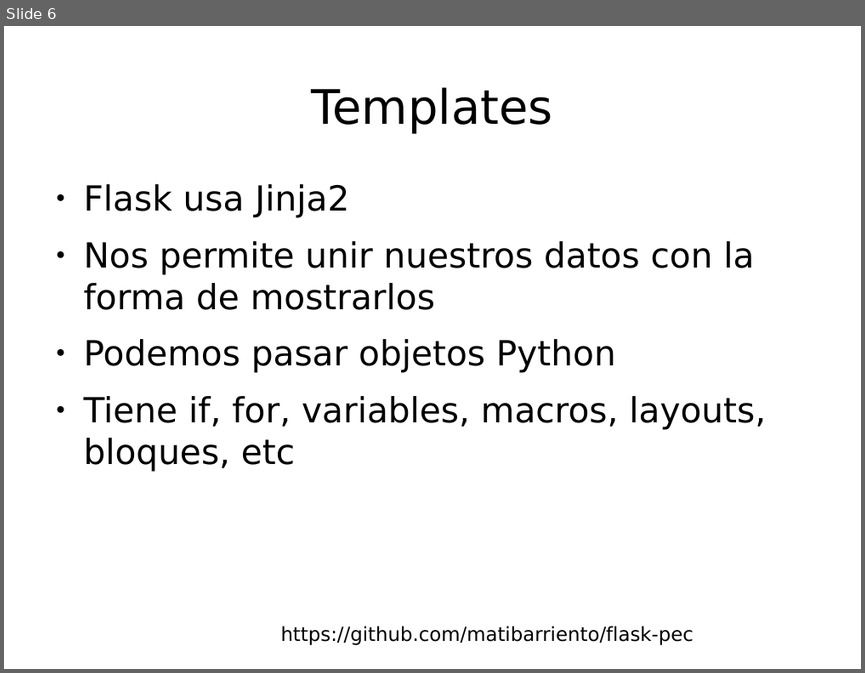
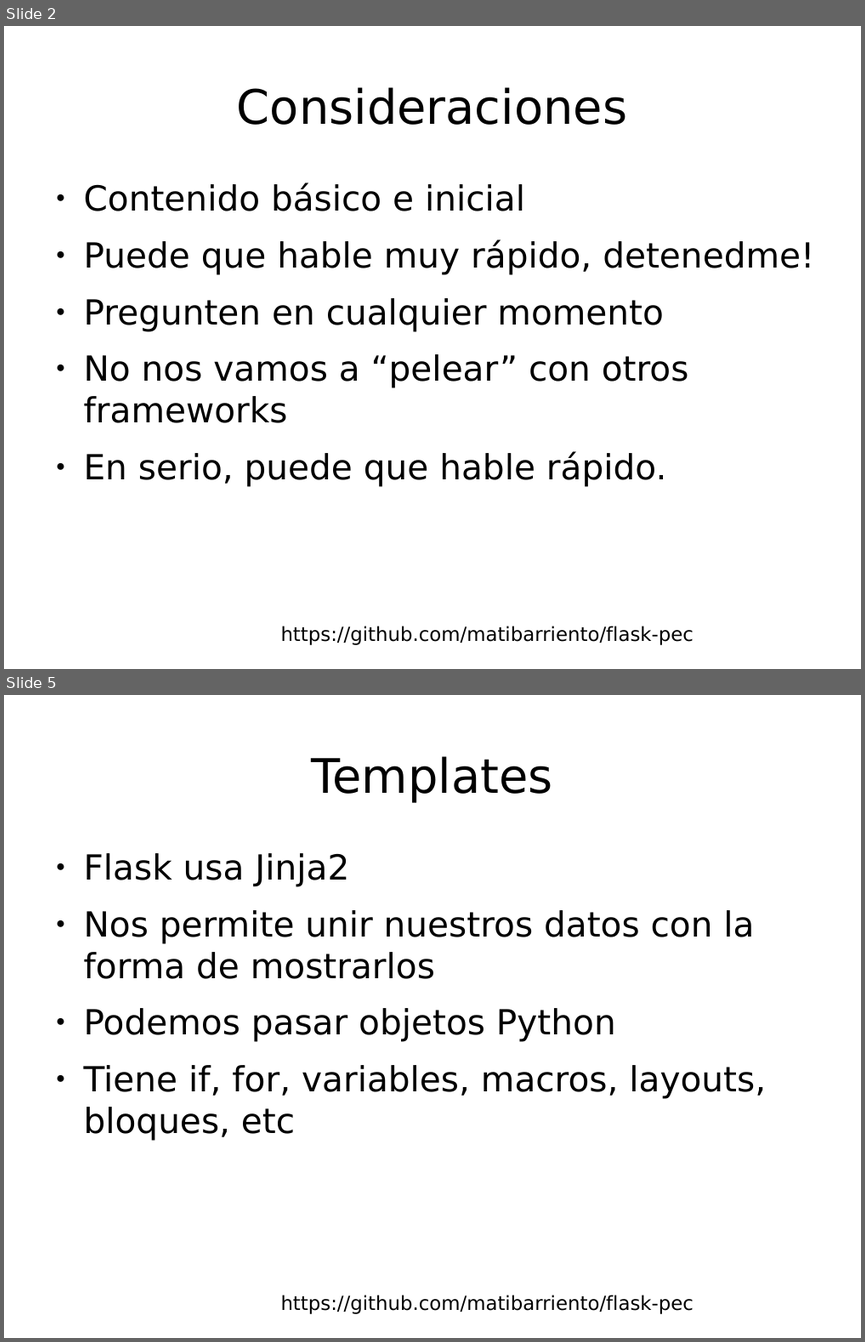
Before and after one commit to matibarriento/flask-pec, a slide deck: flaskpec.odp. Shown one above the other, each under a label of ours: slide 6 before the commit, slides 2 and 5 after it; the slides between them are not shown. The pictures are 865x673 and 865x1342 pixels, drawn with LibreOffice and Linux fonts; fonts in the diff are those of the drawing; background and template pictures are left out. Boxes give left, top, right and bottom in pixels: in the first picture for what was removed or moved away, otherwise in the second. Text is boxed around its words. In the diff, an @@ line names an element or a change of style, - is before the commit and + after.

```diff
--- a/flaskpec.odp
+++ b/flaskpec.odp
@@ slide 2 added at box(4, 26, 861, 669), background #FFFFFF; not listed: 1 template element that a slide beside it also shows @@
@@ title added at box(237, 87, 627, 125), 44 pt, text #000000 @@
+Consideraciones
@@ text added at box(84, 182, 814, 487), 32 pt, text #000000 @@
+● Contenido básico e inicial
+● Puede que hable muy rápido, detenedme!
+● Pregunten en cualquier momento
+● No nos vamos a “pelear” con otros frameworks
+● En serio, puede que hable rápido.
@@ what was slide 6 is now slide 5 @@
```
Also in this commit, not shown: 5 slides changed, 3 other slides added, 8 slides removed, 1 other file.
